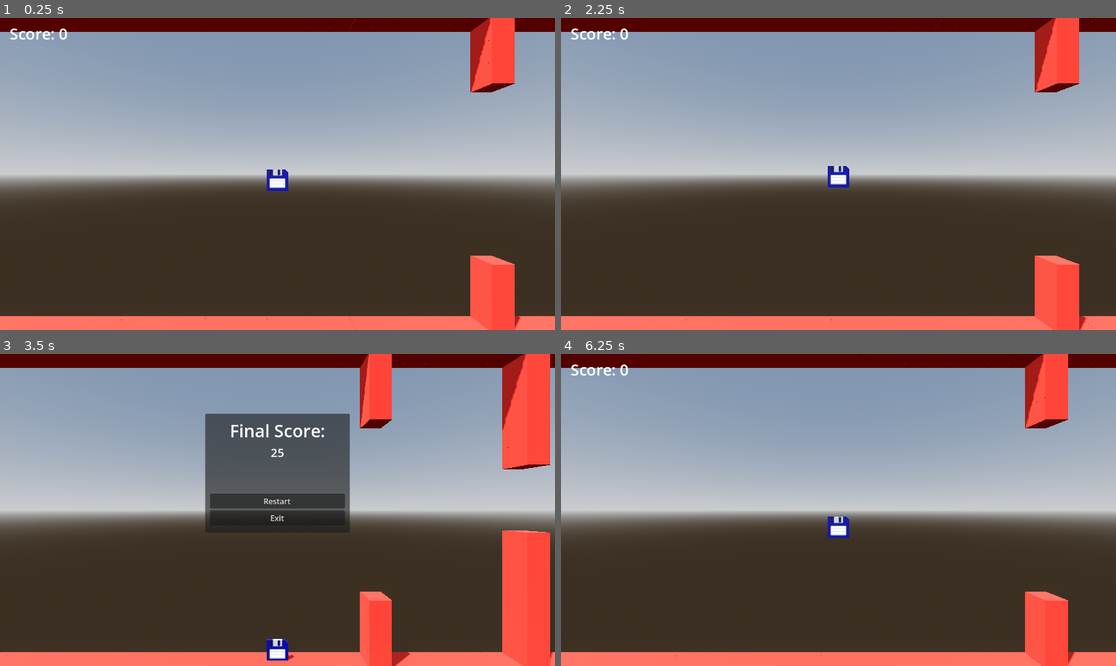
Above: before the commit, frames 1-4 (two rows, left to right).
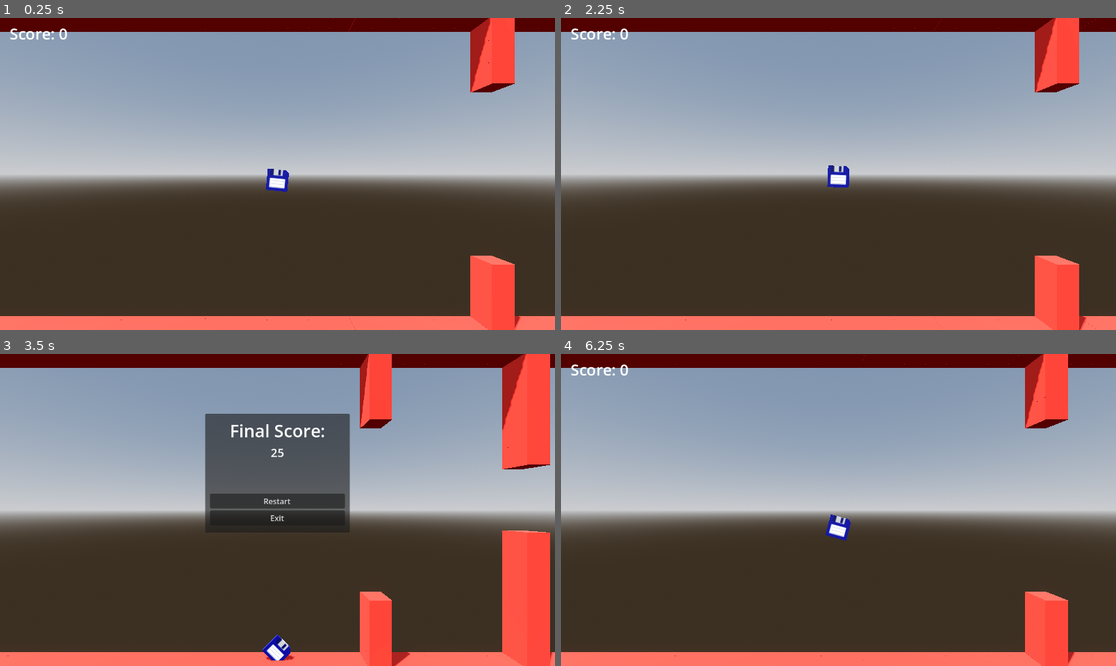
Above: after the commit, the same moments.

Repository: Trouperton/Floppy-Disk-Godot
Game: Godot game, scene res://scenes/Main_Level.tscn
The game is run twice, just before and just after one commit, with the same random seed, the same clock (stepped at 60 frames per second) and the same inputs.
Inputs:
- Up to frame 1 (0.25 s): no input
- Up to frame 2 (2.25 s): hold D (dash_forward) 0.53-1.28 s; tap Space (jump) at 0.77, 1.52 s; hold S (dash_down) 1.28-2 s; click "Restart" at 2 s
- Up to frame 3 (3.5 s): hold D (dash_forward) from 2.78 s (still down)
- Up to frame 4 (6.25 s): release D (dash_forward) at 3.5 s; click "Restart" at 3.5 s; hold D (dash_forward) 4.28-5.03 s; tap Space (jump) at 4.52, 5.27 s; hold S (dash_down) 5.03-5.75 s; tap Escape (pause) at 5.65 s; click "Restart" at 5.75 s

The runs differ from the first frame. In frame 1, less than 0.1% of the frame differs, in the area x 47-53%, y 48-56%; in frame 2, less than 0.1%; in frame 3, 0.2%, in the area x 47-53%, y 89-99%; in frame 4, 0.2%.

Commit message:
changed default animation state and reformatted collision handling for player
Now the player collision checking logic is in a separate check_collisions() function improving readability of _physics_process(). Also removed redundant if statement before the for loop that checks slide collisions.

Diff:
--- a/code/scripts/CharacterController.gd
+++ b/code/scripts/CharacterController.gd
@@ -8,7 +8,7 @@
 var has_dashed_vertically = false
 
 enum Animation_States {RESTING ,RISING, FALLING, VERTICAL_DASH}
-var animation_state: int
+var animation_state: int = Animation_States.FALLING
 
 signal died
 signal dashed_vertically(points: int)
@@ -18,18 +18,12 @@
 	$"Floppy Disk/AnimationPlayer".animation_finished.connect(_on_animation_finished)
 
 func _physics_process(delta: float) -> void:
+	check_collisions()
+
 	if velocity.y > 0 and velocity.y < vertical_dash_velocity / 2:
 		animation_state = Animation_States.RISING
 	elif animation_state == Animation_States.RISING:
 		animation_state = Animation_States.FALLING
-
-	if get_slide_collision_count() > 0:
-		for i in get_slide_collision_count():
-			for group in get_slide_collision(i).get_collider(0).get_groups():
-				if group == "obstacle":
-					get_tree().paused = true
-					died.emit()
-					$DeathAudioPlayer.play()
 
 	# Add the gravity.
 	velocity += get_gravity() * delta
@@ -39,6 +33,15 @@
 	move_and_slide()
 
 	animate()
+
+
+func check_collisions():
+	for i in get_slide_collision_count():
+		for group in get_slide_collision(i).get_collider(0).get_groups():
+			if group == "obstacle":
+				get_tree().paused = true
+				died.emit()
+				$DeathAudioPlayer.play()
 
 
 #region Movement
